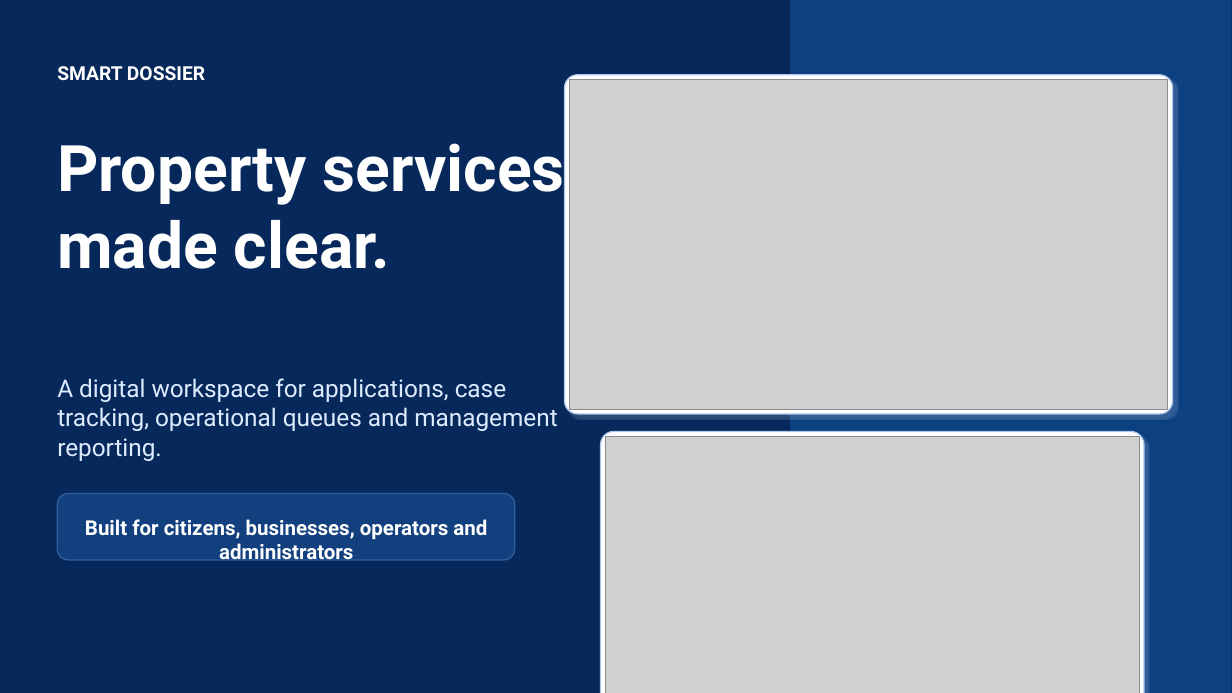
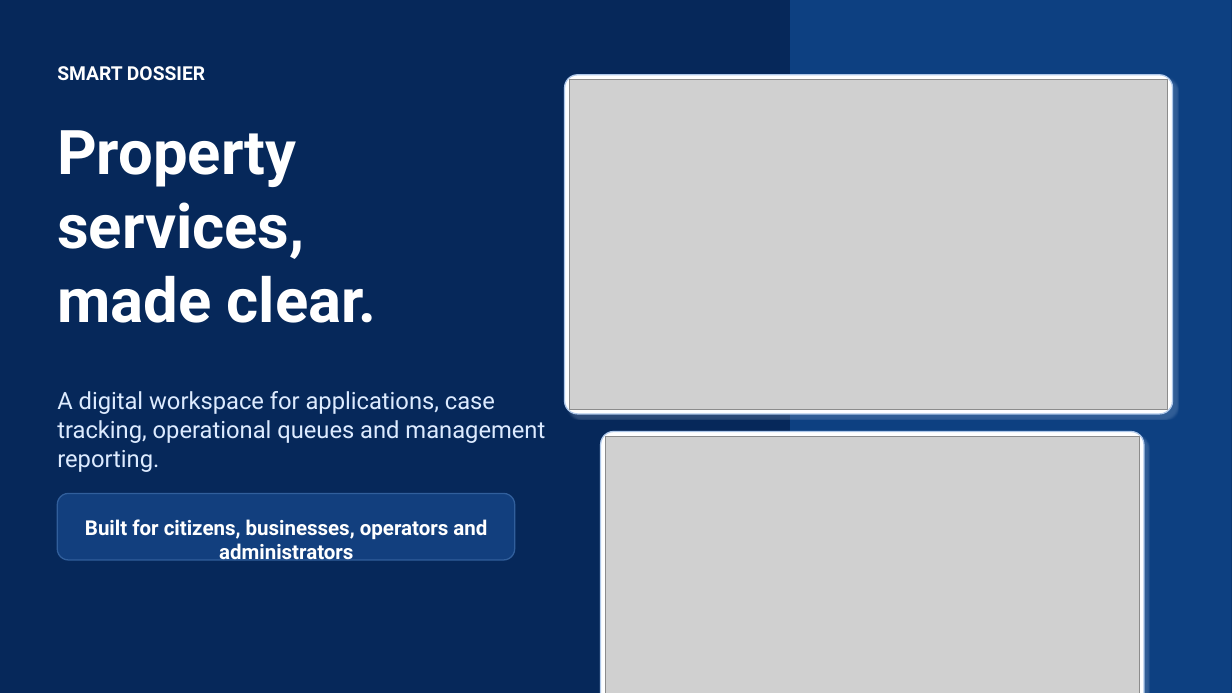
Before and after one commit to batmani2004/Smart-Dossier, a slide deck: slide 1 of output/pptx/Smart-Dossier-Hackathon-Jury.pptx. Drawn at 1232x693 pixels with LibreOffice and Linux fonts; fonts in the diff are those of the drawing; grey boxes stand for pictures. Boxes give left, top, right and bottom in pixels: in the first picture for what was removed or moved away, otherwise in the second. Text is boxed around its words. In the diff, an @@ line names an element or a change of style, - is before the commit and + after.

```diff
--- a/output/pptx/Smart-Dossier-Hackathon-Jury.pptx
+++ b/output/pptx/Smart-Dossier-Hackathon-Jury.pptx
@@ text at [57, 130, 304, 259]: text changed; size 50 to 48 pt @@
-Property services,
+Property
+services,
@@ text at [57, 275, 377, 323]: size 50 to 48 pt in "made clear." @@
@@ text "A digital workspace for applications, ...": place and size @@
-text "A digital workspace for applications, ..." at [57, 378, 557, 431]
+text "A digital workspace for applications, ..." at [57, 391, 545, 443]
@@ text "A digital workspace for applications, ..." at [57, 391, 545, 443]: size 19 to 18.5 pt @@
```
Also in this commit, not shown: 3 other files.
